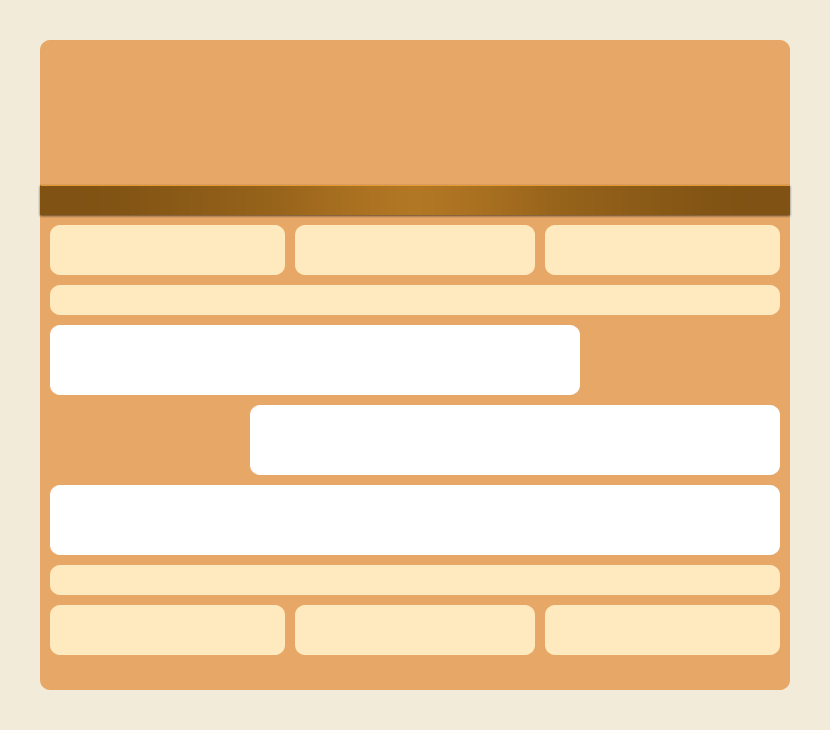
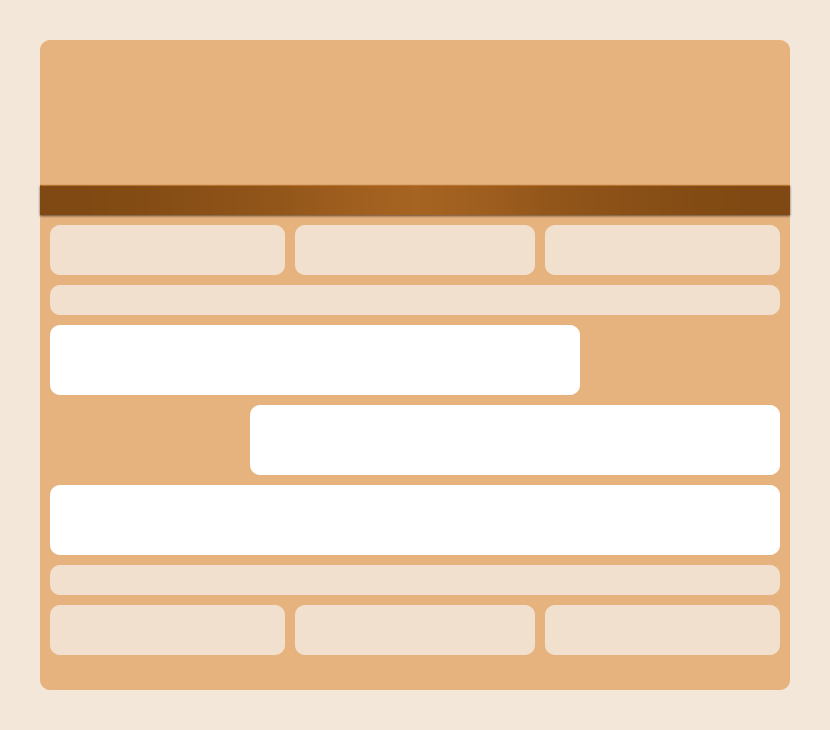
Comparing the layer stacks of the two 830×730 images. Changes:
painted on "navbar stroke" over <box>40,185,790,186</box>
painted on "header / footer widgets" over <box>50,225,780,655</box>
painted on "canvas" over <box>40,40,790,690</box>
painted on "Background" over <box>0,0,830,730</box>
